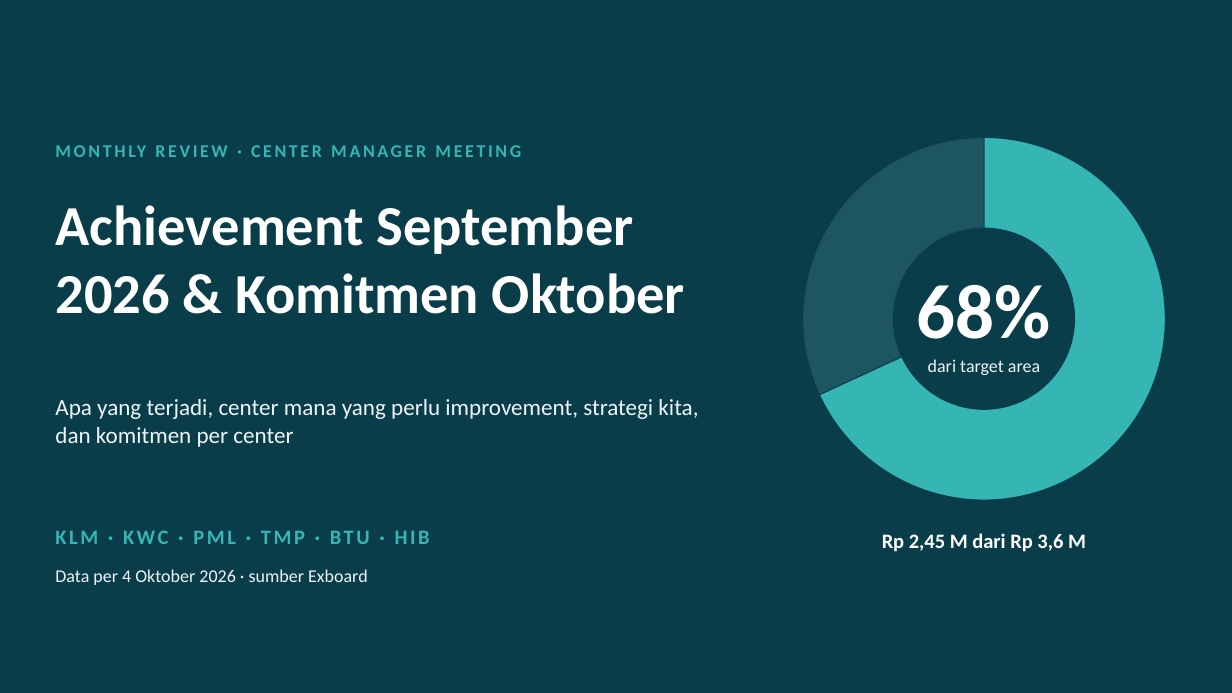
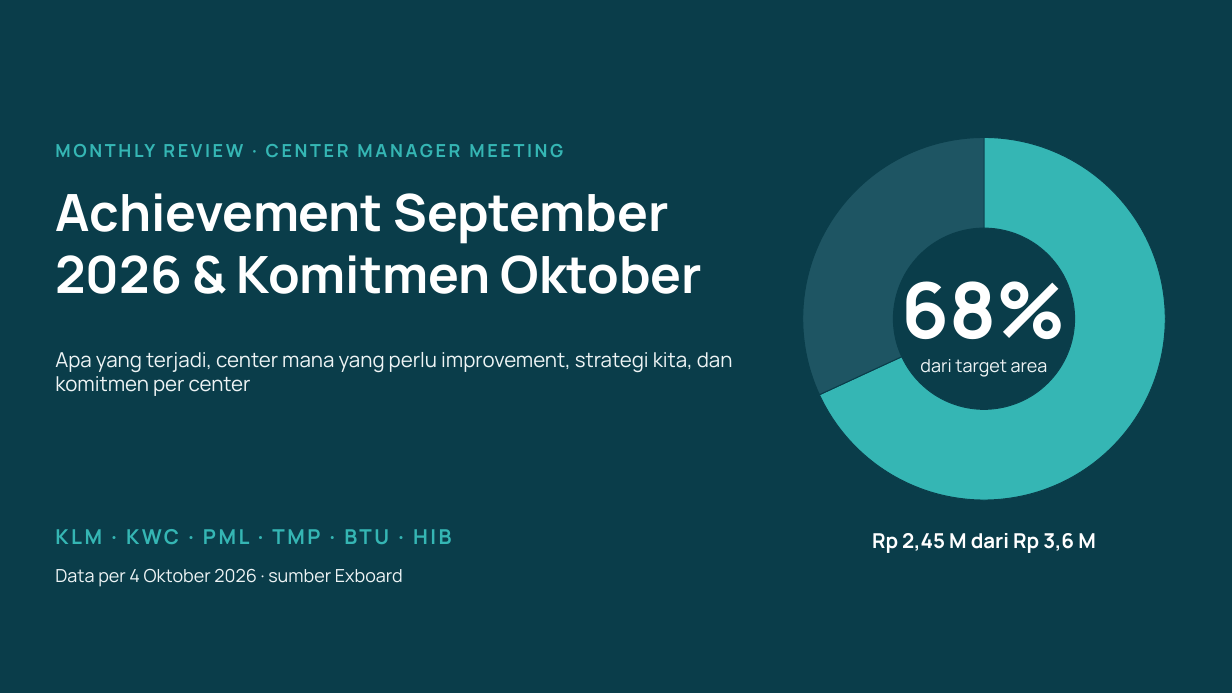
Before and after one commit to mrifqidata-code/Dashboard, a slide deck: slide 1 of monthly-review/Monthly_Review_September_2026_CM.pptx. Drawn at 1232x693 pixels with LibreOffice and Linux fonts; fonts in the diff are those of the drawing. Boxes give left, top, right and bottom in pixels: in the first picture for what was removed or moved away, otherwise in the second. Text is boxed around its words. In the diff, an @@ line names an element or a change of style, - is before the commit and + after.

```diff
--- a/monthly-review/Monthly_Review_September_2026_CM.pptx
+++ b/monthly-review/Monthly_Review_September_2026_CM.pptx
@@ doughnut chart at (x1=790, y1=125, x2=1178, y2=513) @@
@@ lettering changed @@
@@ title "Achievement September 2026 & Komitmen ..." moved from (x1=55, y1=205, x2=685, y2=314) to (x1=55, y1=193, x2=702, y2=294) @@
@@ title "Achievement September 2026 & Komitmen ..." at (x1=55, y1=193, x2=702, y2=294): size 44 to 40 pt, font Calibri to Manrope @@
@@ text "Apa yang terjadi, center mana ..." moved from (x1=55, y1=399, x2=698, y2=447) to (x1=55, y1=352, x2=733, y2=396) @@
@@ text "Apa yang terjadi, center mana ..." at (x1=55, y1=352, x2=733, y2=396): size 18 to 16 pt, font Calibri to Manrope @@
@@ font Calibri to Manrope in 5 elements at (x1=55, y1=134, x2=739, y2=166), (x1=55, y1=529, x2=452, y2=544), (x1=55, y1=568, x2=403, y2=587), (x1=902, y1=267, x2=1066, y2=377), (x1=872, y1=533, x2=1096, y2=553) @@
```
Also in this commit, not shown: 23 other slides changed, 2 other files.
